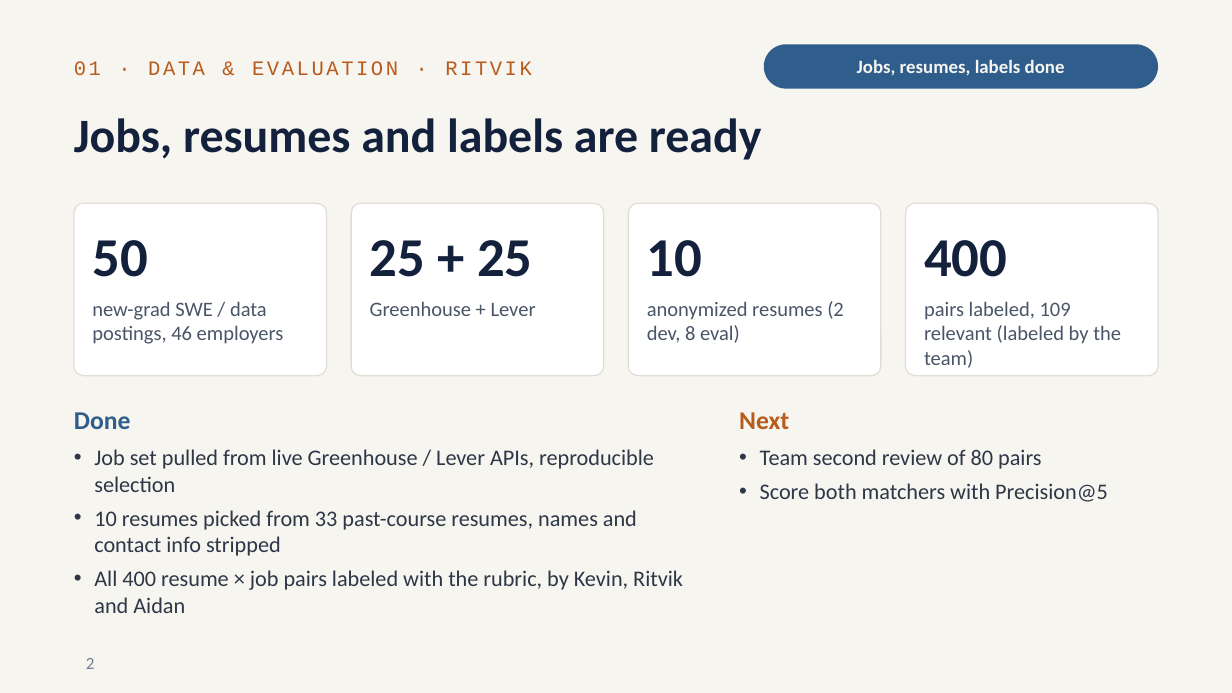
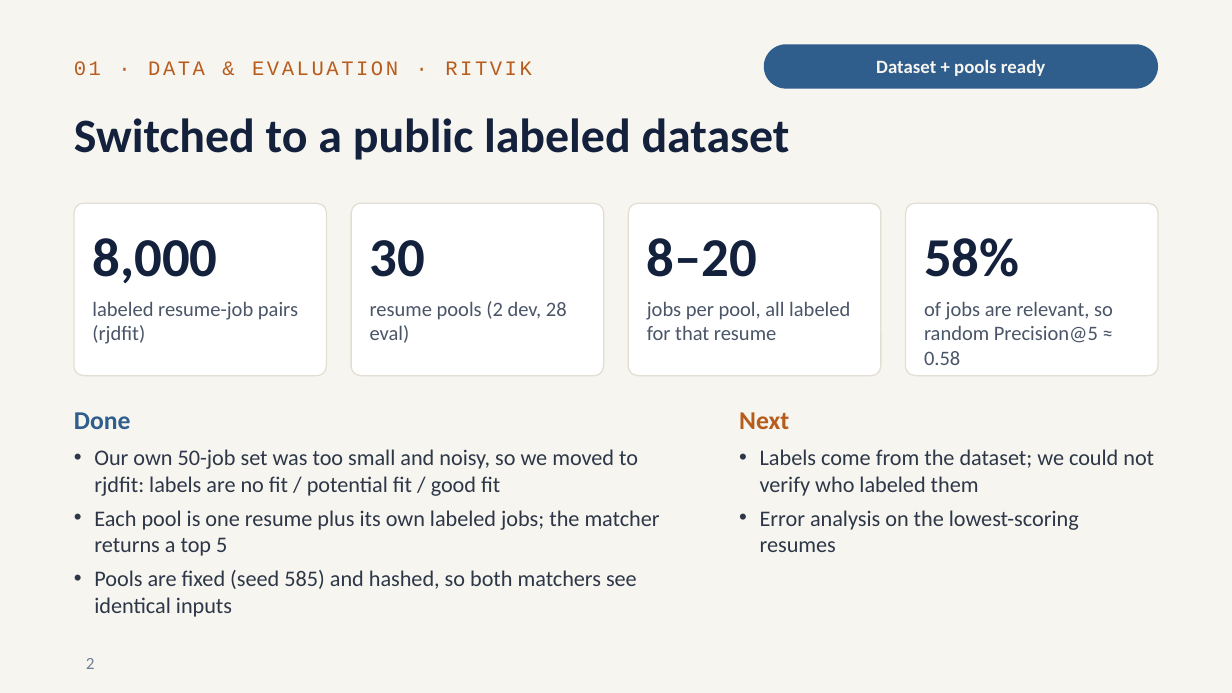
Before and after one commit to RitvikNeerattil/agentic_resume_matcher, a slide deck: slide 2 of progress_update_2026-10.pptx. Drawn at 1232x693 pixels with LibreOffice and Linux fonts; fonts in the diff are those of the drawing. Boxes give left, top, right and bottom in pixels: in the first picture for what was removed or moved away, otherwise in the second. Text is boxed around its words. In the diff, an @@ line names an element or a change of style, - is before the commit and + after.

```diff
--- a/progress_update_2026-10.pptx
+++ b/progress_update_2026-10.pptx
@@ text in rounded rectangle at box(876, 60, 1045, 76): text changed @@
-Jobs, resumes, labels done
+Dataset + pools ready
@@ title at box(74, 118, 790, 160): text changed @@
-Jobs, resumes and labels are ready
+Switched to a public labeled dataset
@@ text at box(92, 238, 217, 283): text changed @@
-50
+8,000
@@ text at box(647, 238, 757, 277): text changed @@
-10
+8–20
@@ text at box(924, 238, 1019, 277): text changed @@
-400
+58%
@@ text at box(370, 240, 425, 277): text changed @@
-25 + 25
+30
@@ text at box(92, 301, 298, 344): text changed @@
-new-grad SWE / data postings, 46 employers
+labeled resume-job pairs (rjdfit)
@@ text at box(370, 301, 567, 343): text changed @@
-Greenhouse + Lever
+resume pools (2 dev, 28 eval)
@@ text at box(647, 301, 850, 340): text changed @@
-anonymized resumes (2 dev, 8 eval)
+jobs per pool, all labeled for that resume
@@ text at box(924, 301, 1113, 365): text changed @@
-pairs labeled, 109 relevant (labeled by the team)
+of jobs are relevant, so random Precision@5 ≈ 0.58
@@ text at box(94, 449, 660, 617): text changed @@
-• Job set pulled from live Greenhouse / Lever APIs, reproducible selection
-• 10 resumes picked from 33 past-course resumes, names and contact info stripped
-• All 400 resume × job pairs labeled with the rubric, by Kevin, Ritvik and Aidan
+• Our own 50-job set was too small and noisy, so we moved to rjdfit: labels are no fit / potential fit / good fit
+• Each pool is one resume plus its own labeled jobs; the matcher returns a top 5
+• Pools are fixed (seed 585) and hashed, so both matchers see identical inputs
@@ text at box(760, 449, 1154, 552): text changed @@
-• Team second review of 80 pairs
-• Score both matchers with Precision@5
+• Labels come from the dataset; we could not verify who labeled them
+• Error analysis on the lowest-scoring resumes
```
Also in this commit, not shown: 5 other slides changed, 1 slide added, 6 other files.
